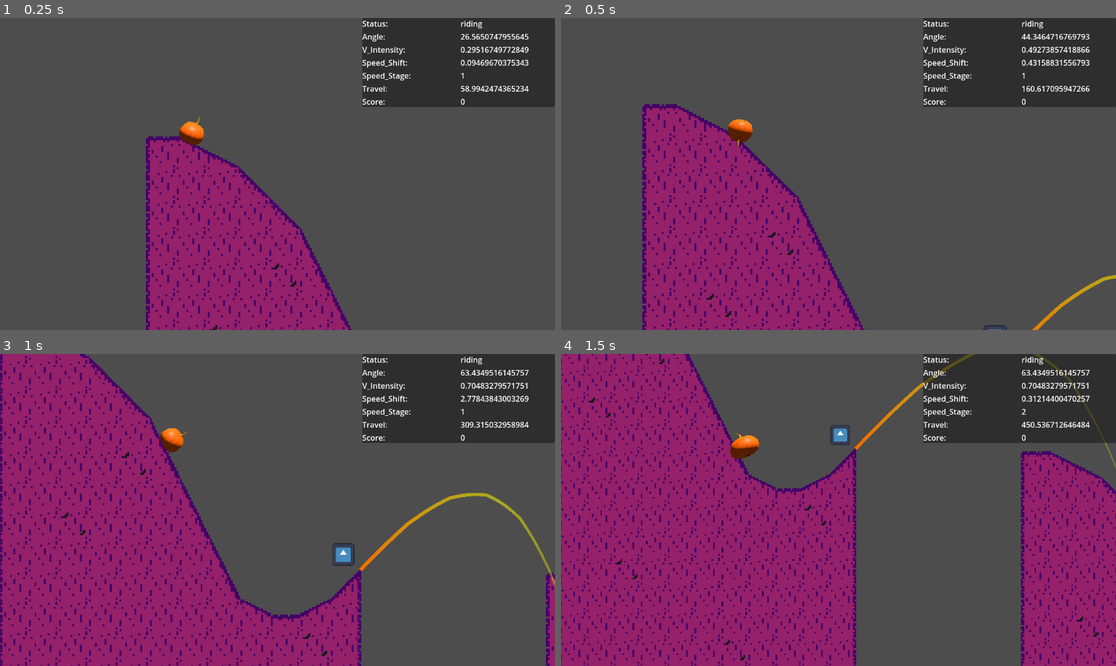
Above: before the commit, frames 1-4 (two rows, left to right).
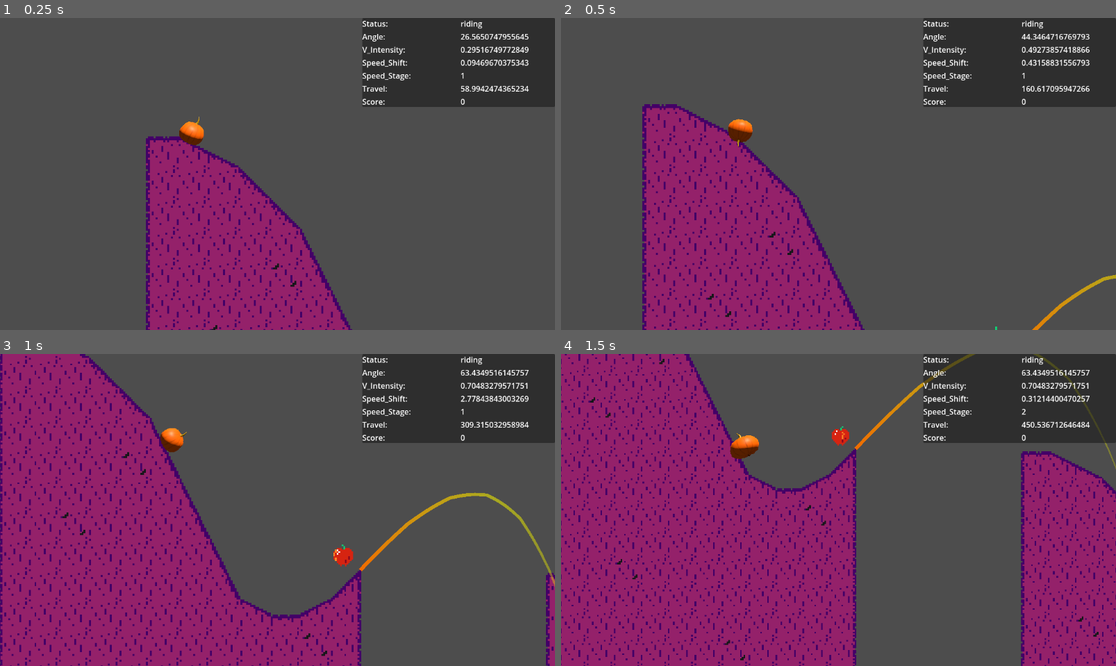
Above: after the commit, the same moments.

Repository: LettucePie/gwj-62-harvest
Game: Godot game, scene res://testing/test_zone.tscn
The game is run twice, just before and just after one commit, with the same random seed, the same clock (stepped at 60 frames per second) and the same inputs. The engine's default icon, where the game draws it, is replaced by a stand-in: a white triangle on a blue panel in a dark square.
Inputs:
- Up to frame 1 (0.25 s): no input
- Up to frame 2 (0.5 s): no input
- Up to frame 3 (1 s): hold Up (ui_up) from 0.53 s (still down)
- Up to frame 4 (1.5 s): release Up (ui_up) at 1.28 s; hold Down (ui_down) from 1.28 s (still down)

Frame 1 is identical in both runs. In frame 2, less than 0.1% of the frame differs, in the area x 76-81%, y 98-100%; in frame 3, 0.2%, in the area x 59-64%, y 60-69%; in frame 4, 0.2%.

Commit message:
Added visual assets, apple, leaves, truck

Diff:
--- /dev/null
+++ b/art/sprites/apple_frames.tres
@@ -0,0 +1,46 @@
+[gd_resource type="SpriteFrames" load_steps=7 format=3 uid="uid://b2w63fyatkdno"]
+
+[ext_resource type="Texture2D" uid="uid://gfhok0ykixbl" path="res://art/sprites/apple_sprites.png" id="1_petd4"]
+
+[sub_resource type="AtlasTexture" id="AtlasTexture_3p167"]
+atlas = ExtResource("1_petd4")
+region = Rect2(0, 0, 16, 16)
+
+[sub_resource type="AtlasTexture" id="AtlasTexture_fdn1p"]
+atlas = ExtResource("1_petd4")
+region = Rect2(16, 0, 16, 16)
+
+[sub_resource type="AtlasTexture" id="AtlasTexture_8sywp"]
+atlas = ExtResource("1_petd4")
+region = Rect2(32, 0, 16, 16)
+
+[sub_resource type="AtlasTexture" id="AtlasTexture_xjlul"]
+atlas = ExtResource("1_petd4")
+region = Rect2(48, 0, 16, 16)
+
+[sub_resource type="AtlasTexture" id="AtlasTexture_uyax4"]
+atlas = ExtResource("1_petd4")
+region = Rect2(64, 0, 16, 16)
+
+[resource]
+animations = [{
+"frames": [{
+"duration": 1.0,
+"texture": SubResource("AtlasTexture_3p167")
+}, {
+"duration": 1.0,
+"texture": SubResource("AtlasTexture_fdn1p")
+}, {
+"duration": 1.0,
+"texture": SubResource("AtlasTexture_8sywp")
+}, {
+"duration": 1.0,
+"texture": SubResource("AtlasTexture_xjlul")
+}, {
+"duration": 1.0,
+"texture": SubResource("AtlasTexture_uyax4")
+}],
+"loop": true,
+"name": &"glitter",
+"speed": 5.0
+}]
--- /dev/null
+++ b/gameplay/collect/apple.gd
@@ -0,0 +1,7 @@
+extends Area2D
+
+
+# Called when the node enters the scene tree for the first time.
+func _ready():
+	$AnimatedSprite2D.play("glitter")
+	$AnimatedSprite2D.speed_scale = randf_range(0.8, 1.2)
--- a/gameplay/collect/apple.tscn
+++ b/gameplay/collect/apple.tscn
@@ -1,18 +1,18 @@
-[gd_scene load_steps=3 format=3 uid="uid://cx7vvgjr2k2u1"]
+[gd_scene load_steps=4 format=3 uid="uid://cx7vvgjr2k2u1"]
 
-[ext_resource type="Texture2D" uid="uid://bp2phpjms3hk2" path="res://icon.svg" id="1_ubc2q"]
+[ext_resource type="SpriteFrames" uid="uid://b2w63fyatkdno" path="res://art/sprites/apple_frames.tres" id="1_5o2rv"]
+[ext_resource type="Script" path="res://gameplay/collect/apple.gd" id="1_ahjrq"]
 
 [sub_resource type="CircleShape2D" id="CircleShape2D_34jkk"]
 radius = 28.0713
 
 [node name="apple" type="Area2D" groups=["collect"]]
+script = ExtResource("1_ahjrq")
 
 [node name="CollisionShape2D" type="CollisionShape2D" parent="."]
 shape = SubResource("CircleShape2D_34jkk")
 
 [node name="AnimatedSprite2D" type="AnimatedSprite2D" parent="."]
-visible = false
-
-[node name="Sprite2D" type="Sprite2D" parent="."]
-scale = Vector2(0.367188, 0.367188)
-texture = ExtResource("1_ubc2q")
+scale = Vector2(3.5, 3.5)
+sprite_frames = ExtResource("1_5o2rv")
+animation = &"glitter"
Binary file added: art/sprites/apple_sprites.aseprite
Binary file added: art/sprites/apple_sprites.png
Not shown, added: art/sprites/apple_sprites.png.import
Binary file added: art/sprites/leaf_sprite.aseprite
Binary file added: art/sprites/leaf_sprite.png
Not shown, added: art/sprites/leaf_sprite.png.import
Binary file added: art/sprites/leaf_sprite_2.aseprite
Binary file added: art/sprites/leaf_sprite_2.png
Not shown, added: art/sprites/leaf_sprite_2.png.import
Binary file added: art/sprites/leaf_sprite_3.aseprite
Binary file added: art/sprites/leaf_sprite_3.png
Not shown, added: art/sprites/leaf_sprite_3.png.import
(and 5 more such lines)
